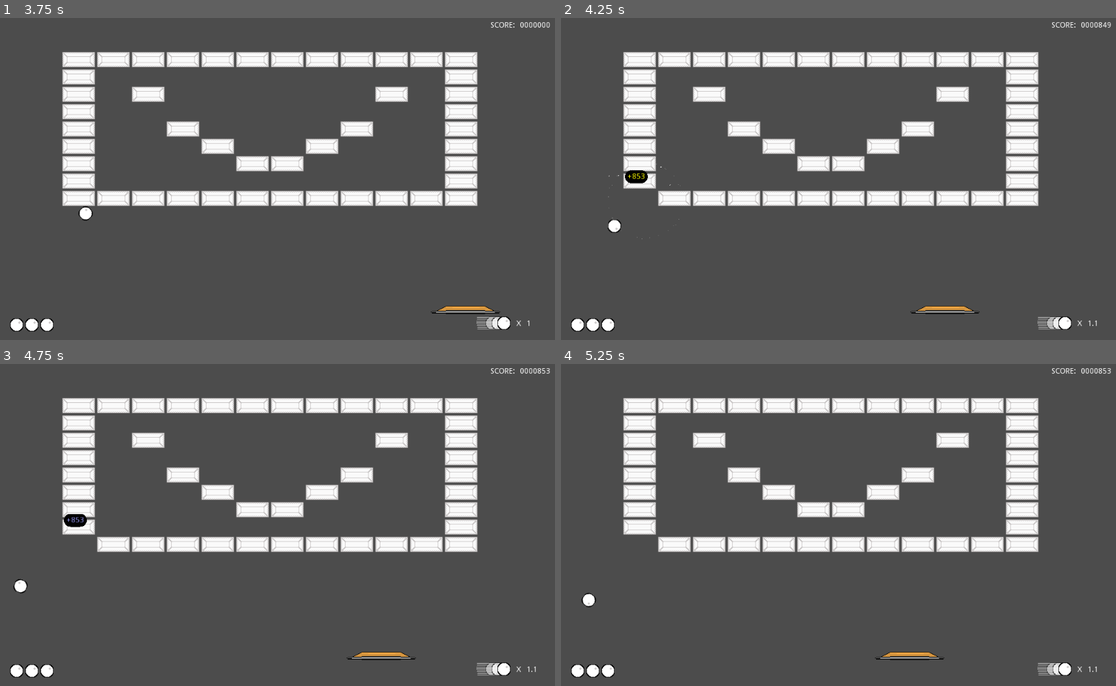
Above: before the commit, frames 1-4 (two rows, left to right).
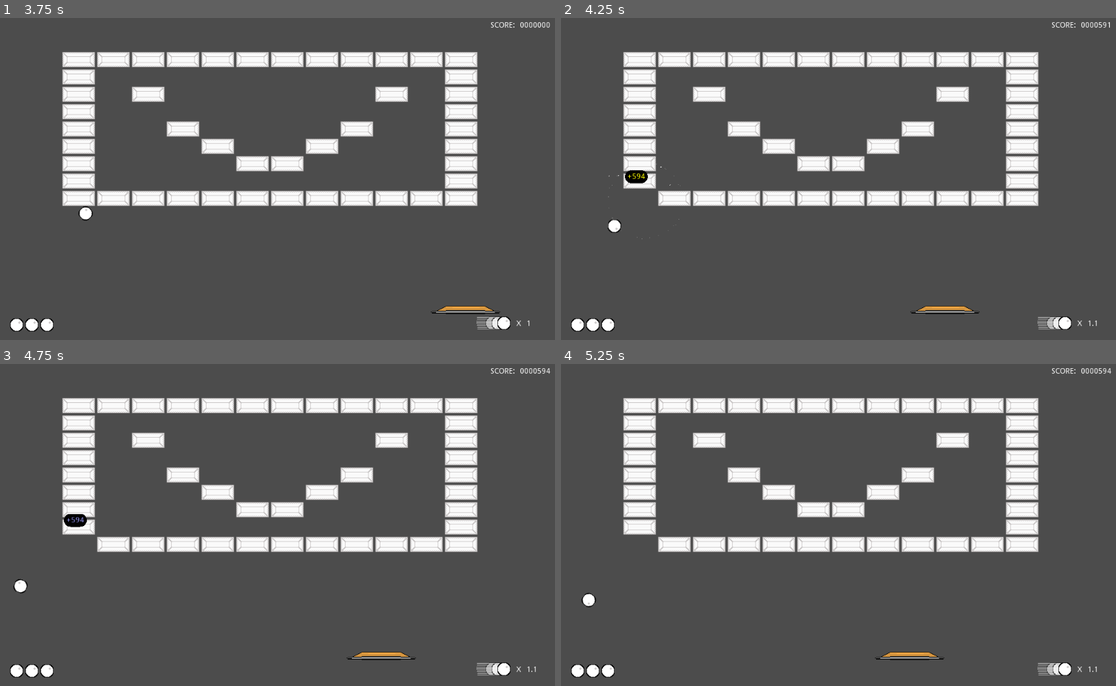
Above: after the commit, the same moments.

Repository: Anatolij-Grigorjev/Breakout4Godot
Game: Godot game, scene res://BreakoutGame.tscn
The game is run twice, just before and just after one commit, with the same random seed, the same clock (stepped at 60 frames per second) and the same inputs.
Inputs (mouse positions are in pixels of both pictures, inside the frame that each line leads up to):
- Up to frame 1 (3.75 s): tap Enter (ui_accept) at 0.5, 0.77 s; move the mouse to (399, 159) at 0.52 s; hold Right (ui_right) 0.53-1.25 s; tap Alt at 0.6 s; click (399, 159) at 0.67 s; drag from (166, 195) to (249, 243) at 1.27 s; move the mouse to (333, 104) at 2.02 s; hold Right (ui_right) 2.03-2.75 s; tap Shift at 2.1 s; drag from (249, 243) to (111, 127) at 2.77 s; move the mouse to (444, 227) at 3.52 s; hold Left (ui_left) from 3.53 s (still down); tap Ctrl at 3.6 s
- Up to frame 2 (4.25 s): keep holding Left (ui_left); tap Enter (ui_accept) at 3.77 s
- Up to frame 3 (4.75 s): release Left (ui_left) at 4.25 s; drag from (111, 473) to (194, 441) at 4.27 s
- Up to frame 4 (5.25 s): move the mouse to (866, 521) at 5.02 s; hold Left (ui_left) from 5.03 s (still down); tap Alt at 5.1 s; click (866, 521) at 5.17 s

Frame 1 is identical in both runs. In frame 2, less than 0.1% of the frame differs, in the area x 12-100%, y 1-51%; in frame 3, less than 0.1%; in frame 4, less than 0.1%.

Commit message:
progressive points from brickmap base, based on ball speed

Diff:
--- a/game/BreakoutGame.gd
+++ b/game/BreakoutGame.gd
@@ -50,8 +50,9 @@
 	scoreCounter.value += brickPoints
 
 
-func _get_points_for_brick_type(_type: int) -> int:
-	return int(rand_range(800, 900))
+func _get_points_for_brick_type(type: int) -> float:
+	var base_points = bricks.get_points_for_brick_type(type)
+	return base_points * ball.currentSpeedupCoef()
 
 
 func _on_bricksmap_cleared(cleared_bricks: int):
--- a/game/ball/Ball.gd
+++ b/game/ball/Ball.gd
@@ -32,6 +32,9 @@
 func stop():
 	currentSpeed = 0
 	currentSpinRadians = 0
+
+func currentSpeedupCoef() -> float:
+	return currentSpeed / max(baseSpeed, 1.0)
 
 
 func _process(delta: float):
--- a/game/bricks/BricksMap.gd
+++ b/game/bricks/BricksMap.gd
@@ -1,11 +1,17 @@
 extends TileMap
 class_name BricksMap
+
+const BrickBoomScn = preload("res://bricks/BrickExplode.tscn")
+
 
 signal brickDestroyed(brickType, brickPos)
 signal map_cleared(num_bricks)
 
 
-const BrickBoomScn = preload("res://bricks/BrickExplode.tscn")
+export(Dictionary) var pointsForBrickOfType = {
+	0: 540.0
+}
+
 
 var animations_cache = {}
 var total_num_bricks: int = 0
@@ -23,6 +29,9 @@
 		var rand_normal = Vector2(rand_range(-1.0, 1.0), rand_range(-1.0, 1.0))
 		_hit_brick_at_idx(first_used_cell, rand_normal)
 
+
+func get_points_for_brick_type(type: int) -> float:
+	return pointsForBrickOfType[type]
 
 
 func bricks_hit_at(global_hit_pos: Vector2, hit_normal: Vector2):
--- a/game/gui/BallSpeedIcon.gd
+++ b/game/gui/BallSpeedIcon.gd
@@ -16,4 +16,4 @@
 
 
 func _refresh_speed_multiplier(ball: Ball):
-	mult_Lbl.text = "%s" % (ball.currentSpeed / ball.baseSpeed)
+	mult_Lbl.text = "%s" % ball.currentSpeedupCoef()
